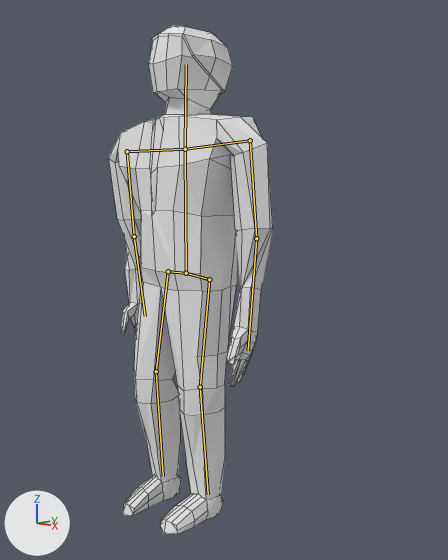
A saved change to the Blender file Assets/Models/enemy.blend.
Before and after are seen from a 50 mm lens placed at (8.88, -7.78, 6.0), pointed at (-0.15, 1.57, 4.15). Every picture has the same lights, and +X, +Y and +Z are marked at lower left. Both versions are drawn at frame 130 of the action 'Walk'; the numbers are the values there. The bones that bend it are drawn over the model as lines. Mesh edges are drawn as thin lines.
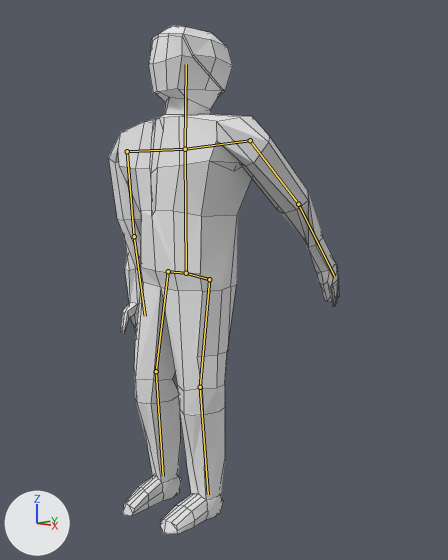
What the commit changed:
Bone 'LeftShould.001' (bone_leftshould_001) turns from (-89, 3, -3) to (-87, 49, -4) degrees about its own x, y and z.

Pixel boxes (x1, y1, x2, y2) of what changed, in the pictures (448 x 560 px):
'Cube', posed (40% wider)
    before: (109, 26, 273, 534)
    after: (109, 26, 339, 534)
bone 'LeftShould.001', root to tip
    before: (250, 140) to (256, 238)
    after: (250, 140) to (298, 204)
